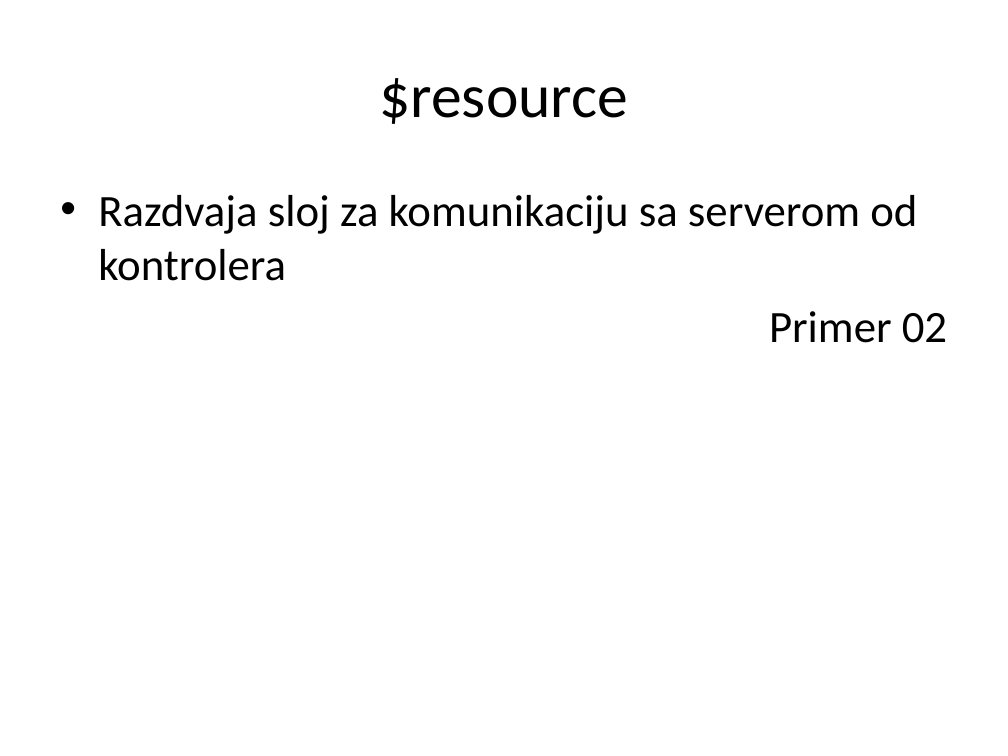
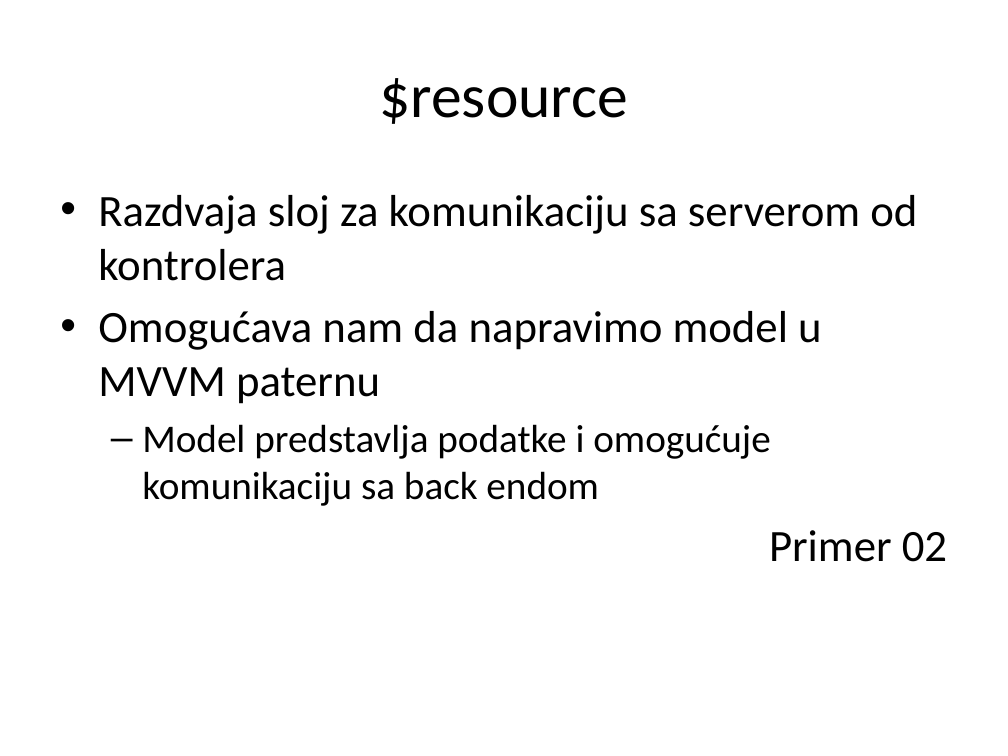
Before and after one commit to Cobrijani/2016, a slide deck: slide 24 of AngularJS/03_RESTPozivi/03 REST Pozivi.pptx (slide 23 before the commit). Drawn at 1008x756 pixels with LibreOffice and Linux fonts; fonts in the diff are those of the drawing. Boxes give left, top, right and bottom in pixels: in the first picture for what was removed or moved away, otherwise in the second. Text is boxed around its words. In the diff, an @@ line names an element or a change of style, - is before the commit and + after.

```diff
--- a/AngularJS/03_RESTPozivi/03 REST Pozivi.pptx
+++ b/AngularJS/03_RESTPozivi/03 REST Pozivi.pptx
@@ text at [98,311,822,506]: paragraphs added @@
+• Omogućava nam da napravimo model u MVVM paternu
+  – Model predstavlja podatke i omogućuje komunikaciju sa back endom
```
Also in this commit, not shown: 26 other slides changed, 43 other files.
